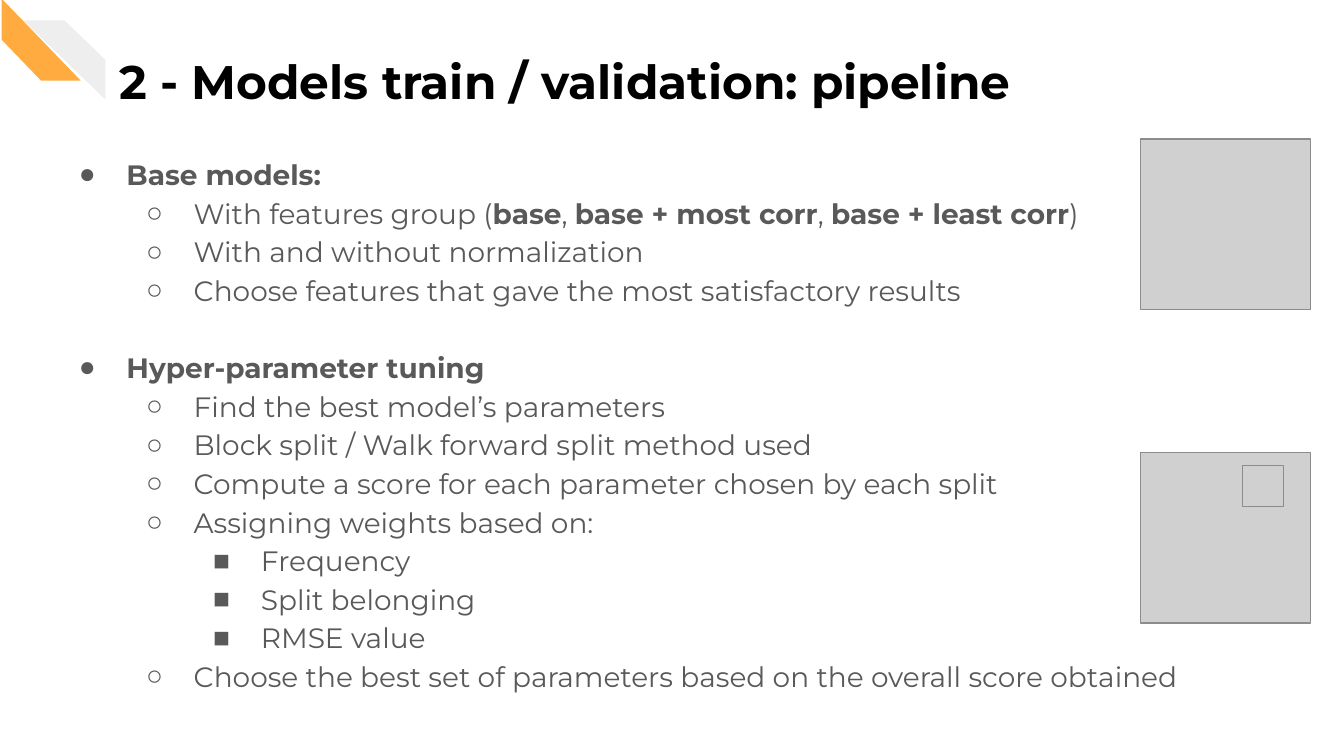
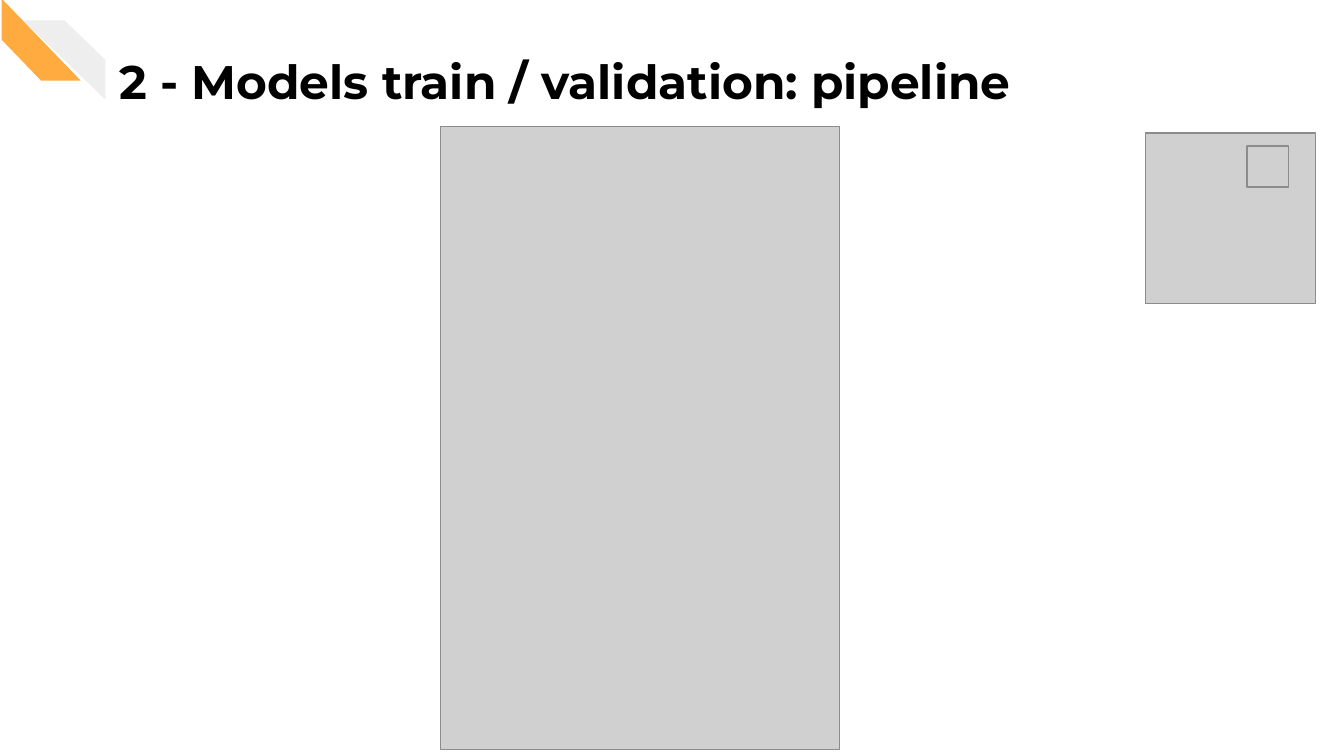
Before and after one commit to CorsiDanilo/bitcoin-price-prediction-with-pyspark, a slide deck: slide 20 of presentation/presentation.pptx. Drawn at 1344x756 pixels with LibreOffice and Linux fonts; fonts in the diff are those of the drawing; grey boxes stand for pictures. Boxes give left, top, right and bottom in pixels: in the first picture for what was removed or moved away, otherwise in the second. Text is boxed around its words. In the diff, an @@ line names an element or a change of style, - is before the commit and + after.

Commit message:
Updating presentation and images

```diff
--- a/presentation/presentation.pptx
+++ b/presentation/presentation.pptx
@@ picture added at [441, 126, 840, 750] @@
@@ picture: place and size @@
-picture at [1140, 138, 1310, 309]
+picture at [1145, 133, 1316, 304]
@@ picture: place and size @@
-picture at [1242, 465, 1284, 507]
+picture at [1247, 146, 1289, 188]
@@ text removed at [126, 164, 1177, 693] @@
-● Base models:
-  ○ With features group (base, base + most corr, base + least corr)
-  ○ With and without normalization
-  ○ Choose features that gave the most satisfactory results
-● Hyper-parameter tuning
-  ○ Find the best model’s parameters
-  ○ Block split / Walk forward split method used
-  ○ Compute a score for each parameter chosen by each split
-  ○ Assigning weights based on:
-    ■ Frequency
-    ■ Split belonging
-    ■ RMSE value
-  ○ Choose the best set of parameters based on the overall score obtained
@@ picture: place and size @@
-picture at [1245, 470, 1282, 503]
+picture at [1249, 151, 1286, 183]
@@ picture removed at [1140, 453, 1310, 624] @@
```
Also in this commit, not shown: 7 other slides changed, 12 other files.
